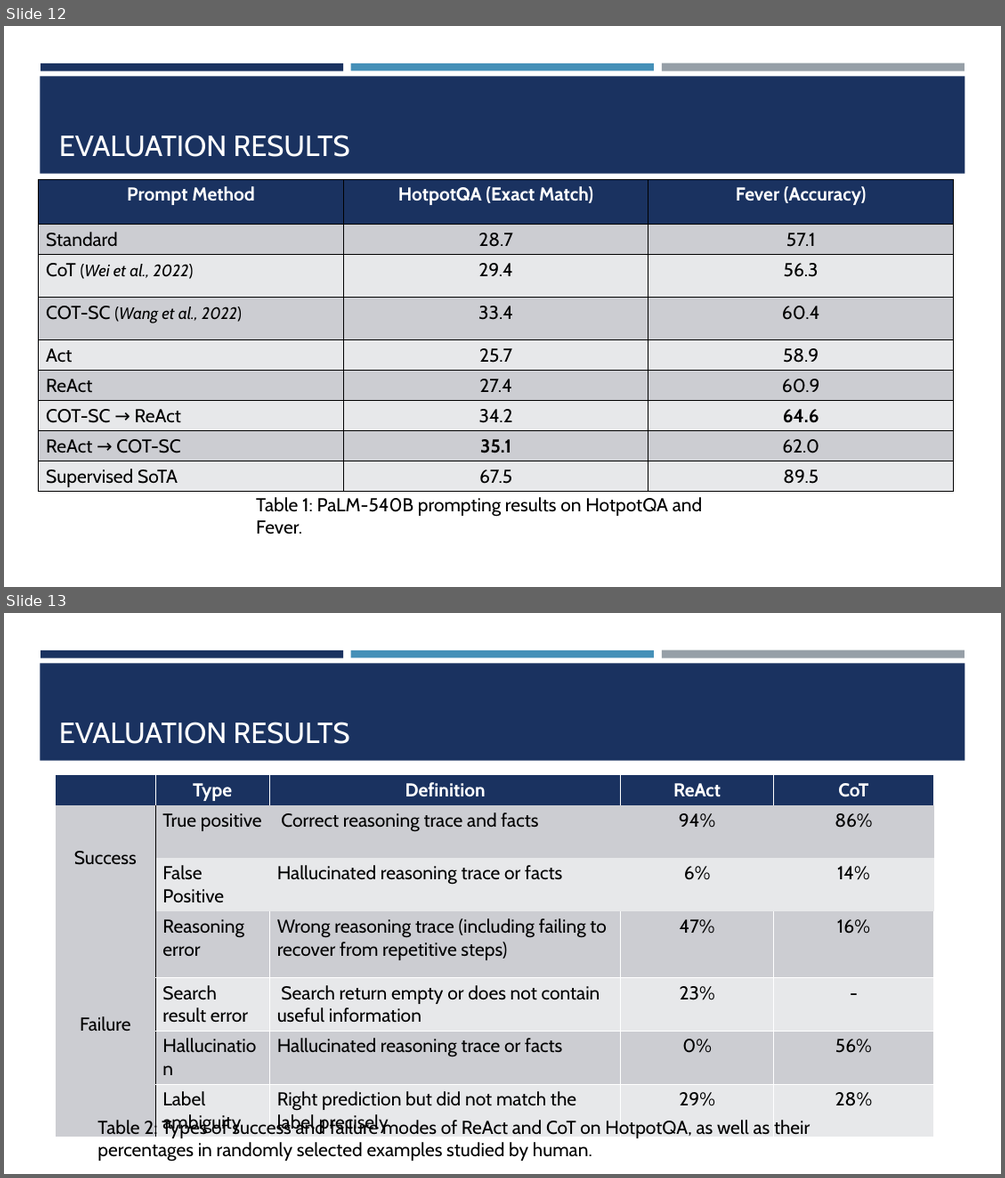
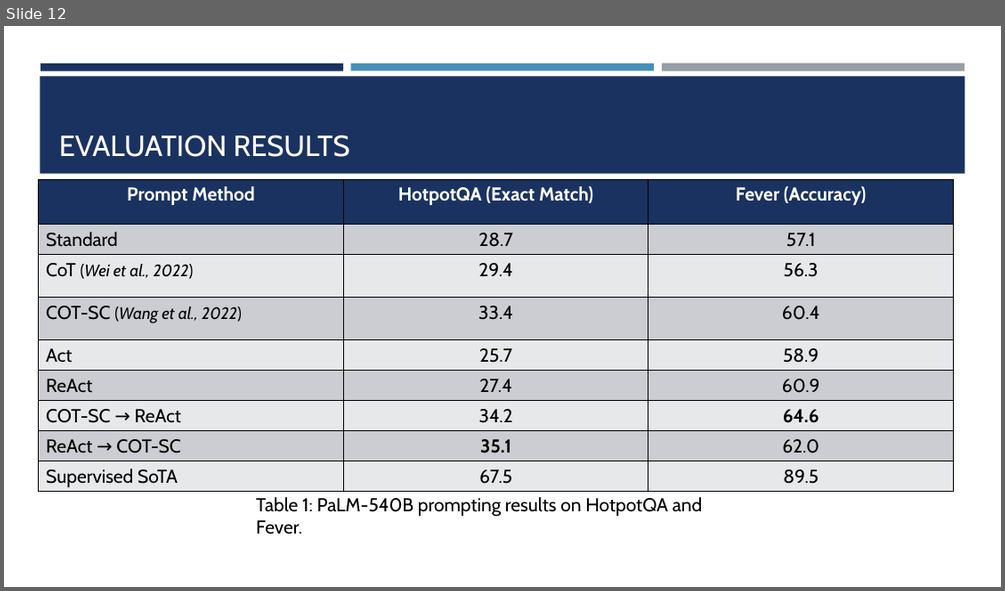
Before and after one commit to Andrei481/RL_Project, a slide deck: Year 1/Sem 1/RTML.pptx. Shown one above the other, each under a label of ours: slides 12 and 13 before the commit, slide 12 after it. The pictures are 1005x1178 and 1005x591 pixels, drawn with LibreOffice and Linux fonts; fonts in the diff are those of the drawing. Boxes give left, top, right and bottom in pixels: in the first picture for what was removed or moved away, otherwise in the second. Text is boxed around its words. In the diff, an @@ line names an element or a change of style, - is before the commit and + after.

```diff
--- a/Year 1/Sem 1/RTML.pptx
+++ b/Year 1/Sem 1/RTML.pptx
@@ slide 13 removed at [4, 613, 1001, 1174], background #FFFFFF; not listed: 4 template elements that a slide beside it also shows @@
@@ title removed at [59, 722, 350, 744] @@
-EVALUATION RESULTS
@@ table removed at [56, 774, 935, 1137], 7 rows, 5 columns @@
- | Type | Definition | ReAct | CoT
-Success | True positive | Correct reasoning trace and facts | 94% | 86%
- | False Positive | Hallucinated reasoning trace or facts | 6% | 14%
-Failure | Reasoning error | Wrong reasoning trace (including failing to recover from repetitive steps) | 47% | 16%
- | Search result error | Search return empty or does not contain useful information | 23% | -
- | Hallucination | Hallucinated reasoning trace or facts | 0% | 56%
- | Label ambiguity | Right prediction but did not match the label precisely | 29% | 28%
@@ text removed at [97, 1118, 809, 1161] @@
-Table 2: Types of success and failure modes of ReAct and CoT on HotpotQA, as well as their percentages in randomly selected examples studied by human.
```
Also in this commit, not shown: 2 slides changed.
